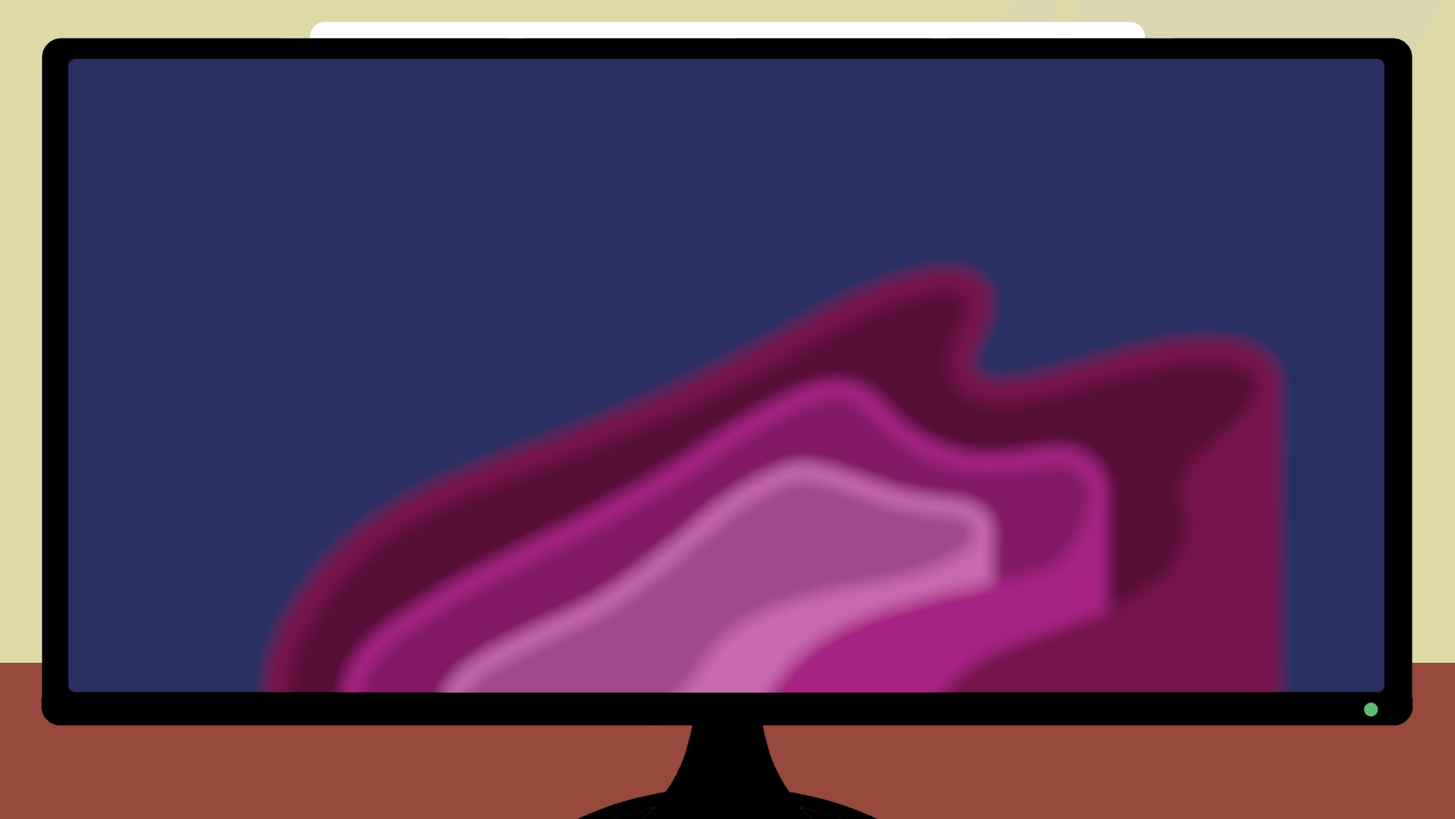
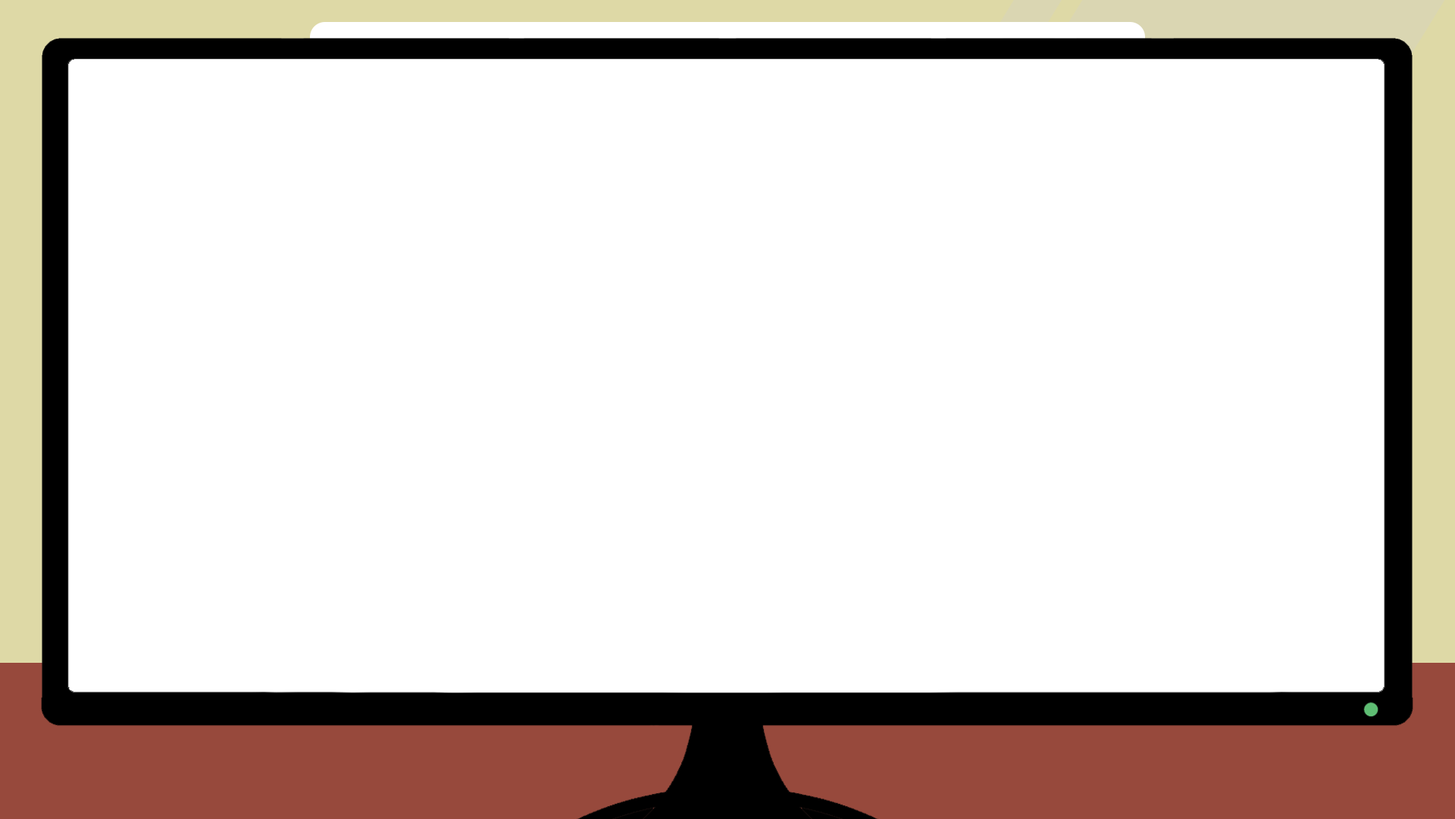
Before/after of a (1455, 819) layered artwork. What changed in the layer stack:
hid "Layer 6" over [67, 58, 1386, 727]
painted on "Rectangle 1" over [67, 662, 1386, 693]
painted on "Rectangle 4" over [310, 58, 1146, 608]
painted on "Rectangle 3 copy" over [585, 58, 1034, 693]
painted on "Rectangle 3" over [653, 58, 1386, 693]
painted on "Layer 4" over [314, 64, 1125, 608]
painted on "Layer 3" over [67, 58, 1386, 693]
